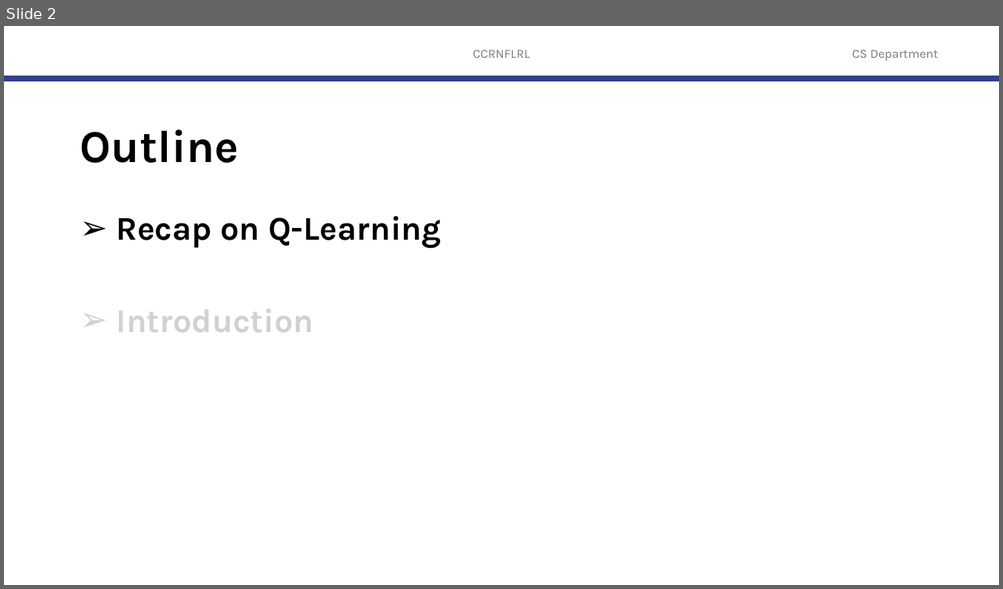
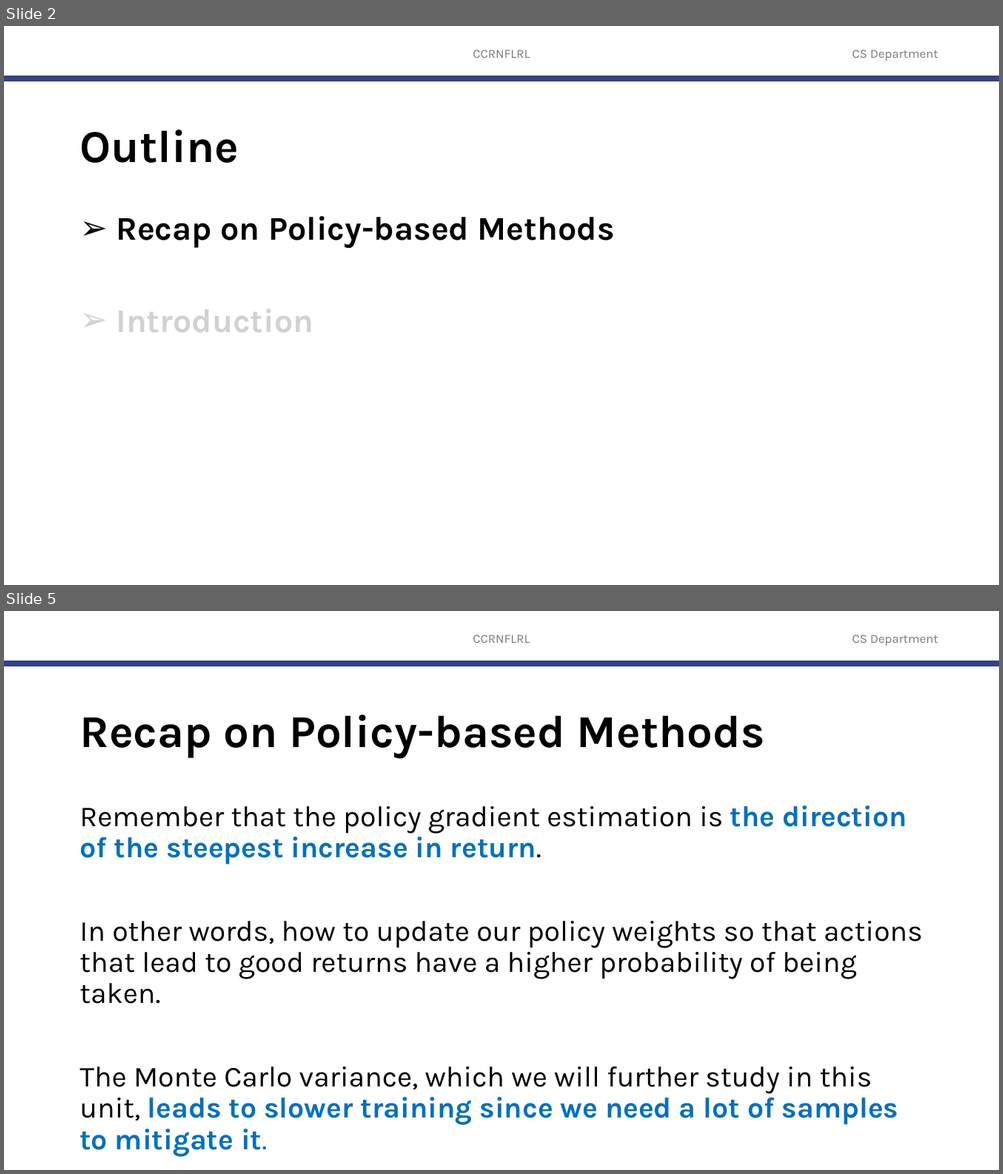
Before and after one commit to robitussin/CCRNFLRL, a slide deck: 7 - Policy Gradient Methods/Actor Critic.pptx. Shown one above the other, each under a label of ours: slide 2 before the commit, slides 2 and 5 after it; the slides between them are not shown. The pictures are 1003x589 and 1003x1174 pixels, drawn with LibreOffice and Linux fonts; fonts in the diff are those of the drawing; background and template pictures are left out. Boxes give left, top, right and bottom in pixels: in the first picture for what was removed or moved away, otherwise in the second. Text is boxed around its words. In the diff, an @@ line names an element or a change of style, - is before the commit and + after.

```diff
--- a/7 - Policy Gradient Methods/Actor Critic.pptx
+++ b/7 - Policy Gradient Methods/Actor Critic.pptx
@@ slide 5 added at box(4, 611, 999, 1170), background #FFFFFF; not listed: 3 template elements that a slide beside it also shows @@
@@ title added at box(79, 715, 765, 758), 44 pt, text #000000, bold @@
+Recap on Policy-based Methods
@@ text added at box(79, 806, 922, 1157), 28 pt, text #000000 @@
+Remember that the policy gradient estimation is the direction of the steepest increase in return.
+In other words, how to update our policy weights so that actions that lead to good returns have a higher probability of being taken.
+The Monte Carlo variance, which we will further study in this unit, leads to slower training since we need a lot of samples to mitigate it.
@@ slide 2 changed as well @@
@@ text at box(116, 216, 614, 249): text changed @@
-➢ Recap on Q-Learning
+➢ Recap on Policy-based Methods
```
Also in this commit, not shown: 27 other slides added, 50 slides removed.
